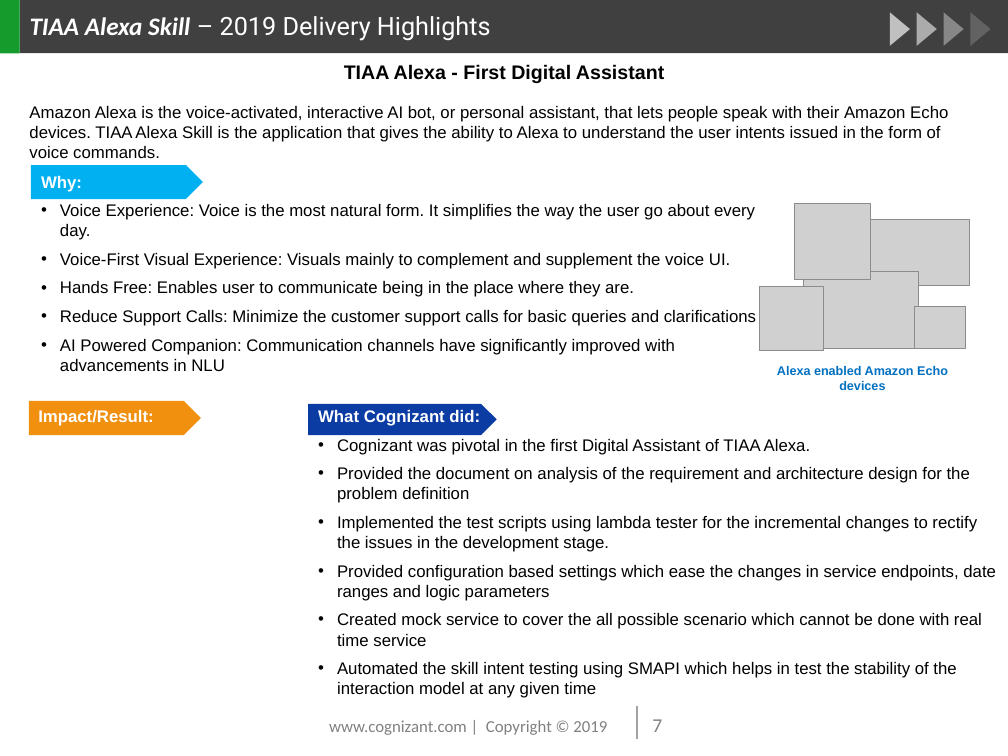
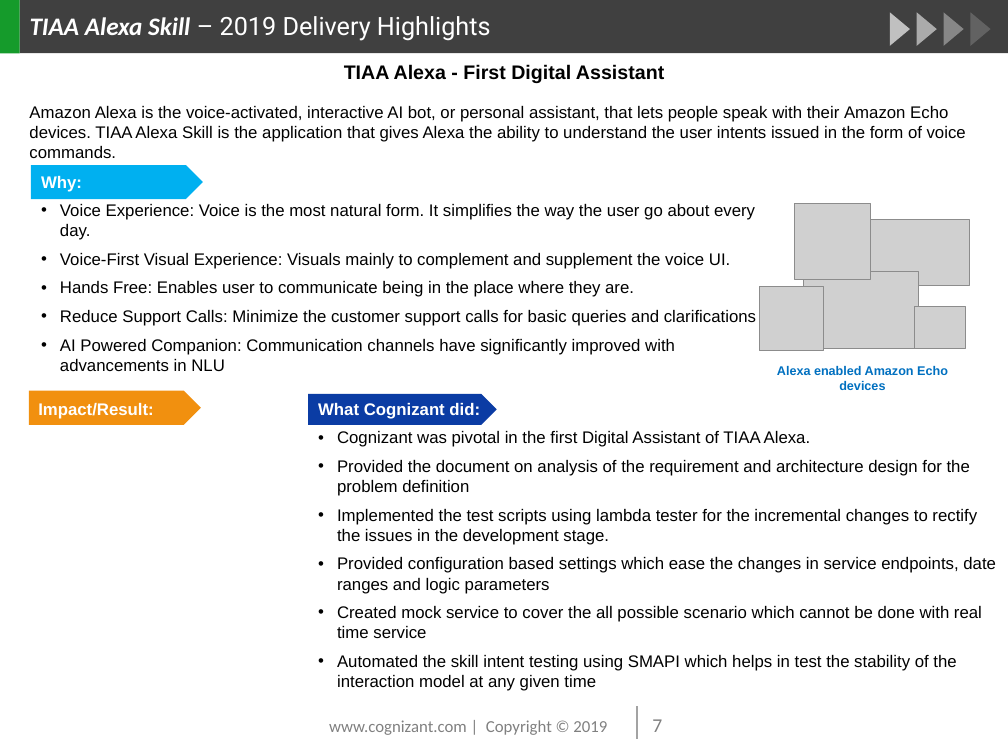
Before and after one commit to beulahmercy/myreact-quiz, a slide deck: slide 7 of TIAA Alexa Skill-PMR July 2019.pptx. Drawn at 1008x756 pixels with LibreOffice and Linux fonts; fonts in the diff are those of the drawing; grey boxes stand for pictures; background and template pictures are left out. Boxes give left, top, right and bottom in pixels: in the first picture for what was removed or moved away, otherwise in the second. Text is boxed around its words. In the diff, an @@ line names an element or a change of style, - is before the commit and + after.

Commit message:
version 1.2

```diff
--- a/TIAA Alexa Skill-PMR July 2019.pptx
+++ b/TIAA Alexa Skill-PMR July 2019.pptx
@@ text at bbox=[29, 106, 966, 158]: text changed @@
-Amazon Alexa is the voice-activated, interactive AI bot, or personal assistant, that lets people speak with their Amazon Echo devices. TIAA Alexa Skill is the application that gives the ability to Alexa to understand the user intents issued in the form of voice commands.
+Amazon Alexa is the voice-activated, interactive AI bot, or personal assistant, that lets people speak with their Amazon Echo devices. TIAA Alexa Skill is the application that gives Alexa the ability to understand the user intents issued in the form of voice commands.
@@ text "Impact/Result:": place and size @@
-text "Impact/Result:" at bbox=[38, 410, 154, 426]
+text "Impact/Result:" at bbox=[38, 403, 154, 419]
@@ pentagon arrow: place and size @@
-pentagon arrow at bbox=[29, 401, 202, 435]
+pentagon arrow at bbox=[29, 391, 202, 425]
@@ text "What Cognizant did:": place and size @@
-text "What Cognizant did:" at bbox=[318, 410, 996, 698]
+text "What Cognizant did:" at bbox=[318, 403, 996, 691]
@@ pentagon arrow: place and size @@
-pentagon arrow at bbox=[308, 404, 497, 435]
+pentagon arrow at bbox=[308, 394, 497, 425]
```
Also in this commit, not shown: 3 other slides changed, 3 slides added.
